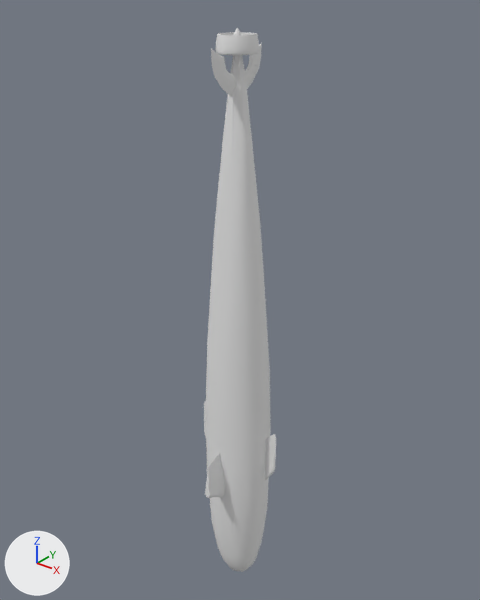
A saved change to the OBJ model searobots-viewer/src/main/resources/models/submarine-hybrid.obj.
Rendered twice from a 50 mm lens placed at (44.4, -55.2, 43.5), pointed at (-1.0, 1.6, 8.3). The axes (+X, +Y, +Z) are drawn at lower left. The lights are the same throughout. The older version comes first. Where no turn or scale is listed for an object, it has been applied to the vertices.

In view in the first picture: 'submarine-hybrid'.
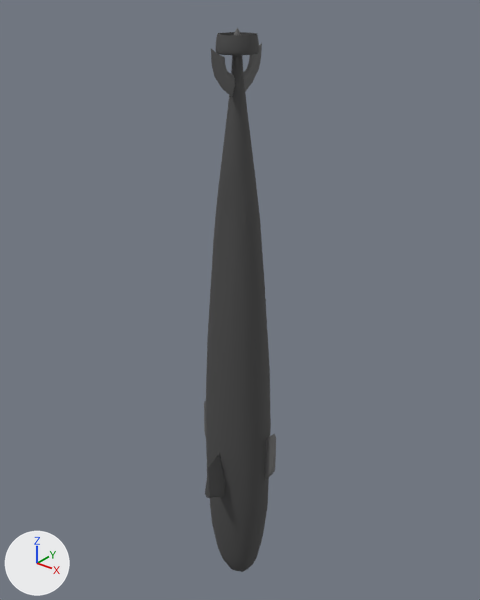
What differs and where, as boxes [x1, y1, x2, y2] in the pictures (480 x 600 px):
'submarine-hybrid', recoloured (white to dark grey)
    both: [204, 28, 276, 572]

What the commit changed:
Material 'Metal_Black_Plain' (mat_metal_black_plain) changes colour from white #e7e7e7 to dark grey #4b4b4b; in linear values from (0.8, 0.8, 0.8) to (0.07, 0.07, 0.07).
Material 'rubber' (mat_rubber) changes colour from white #e7e7e7 to dark grey #656565; in linear values from (0.8, 0.8, 0.8) to (0.13, 0.13, 0.13).
